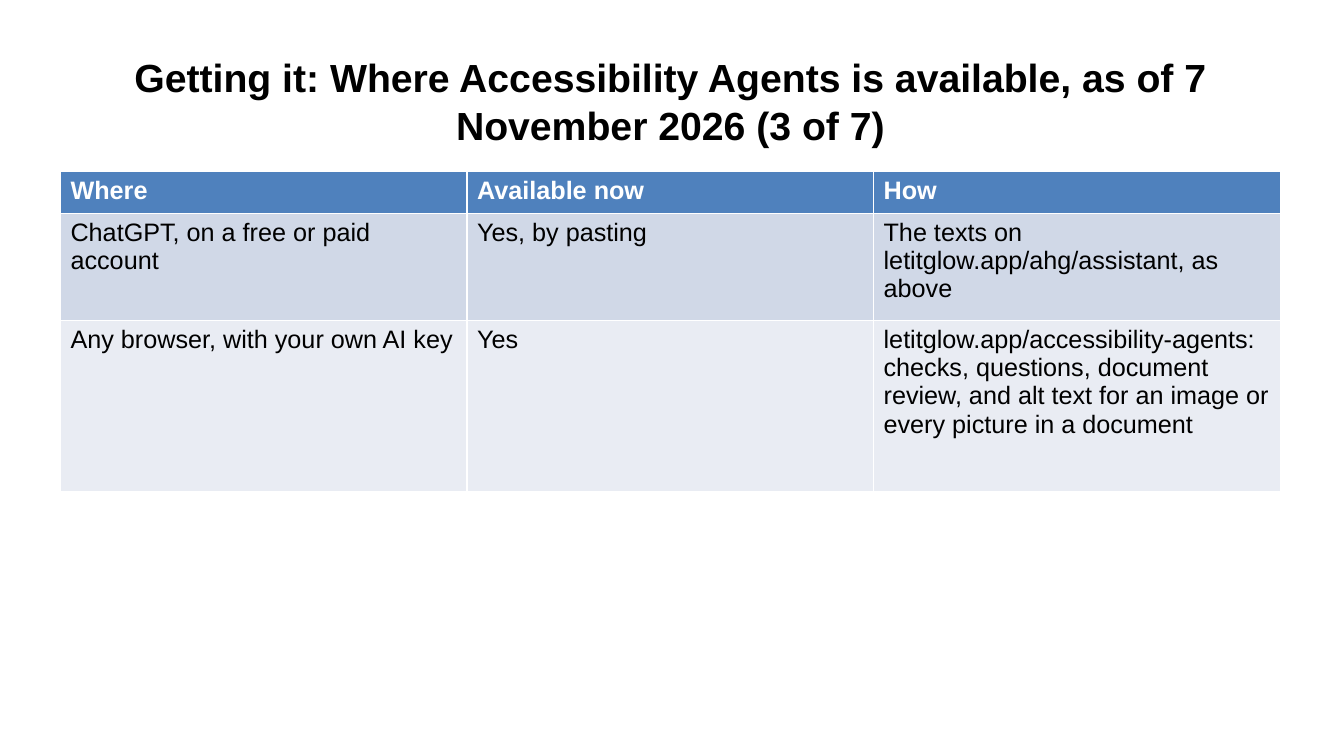
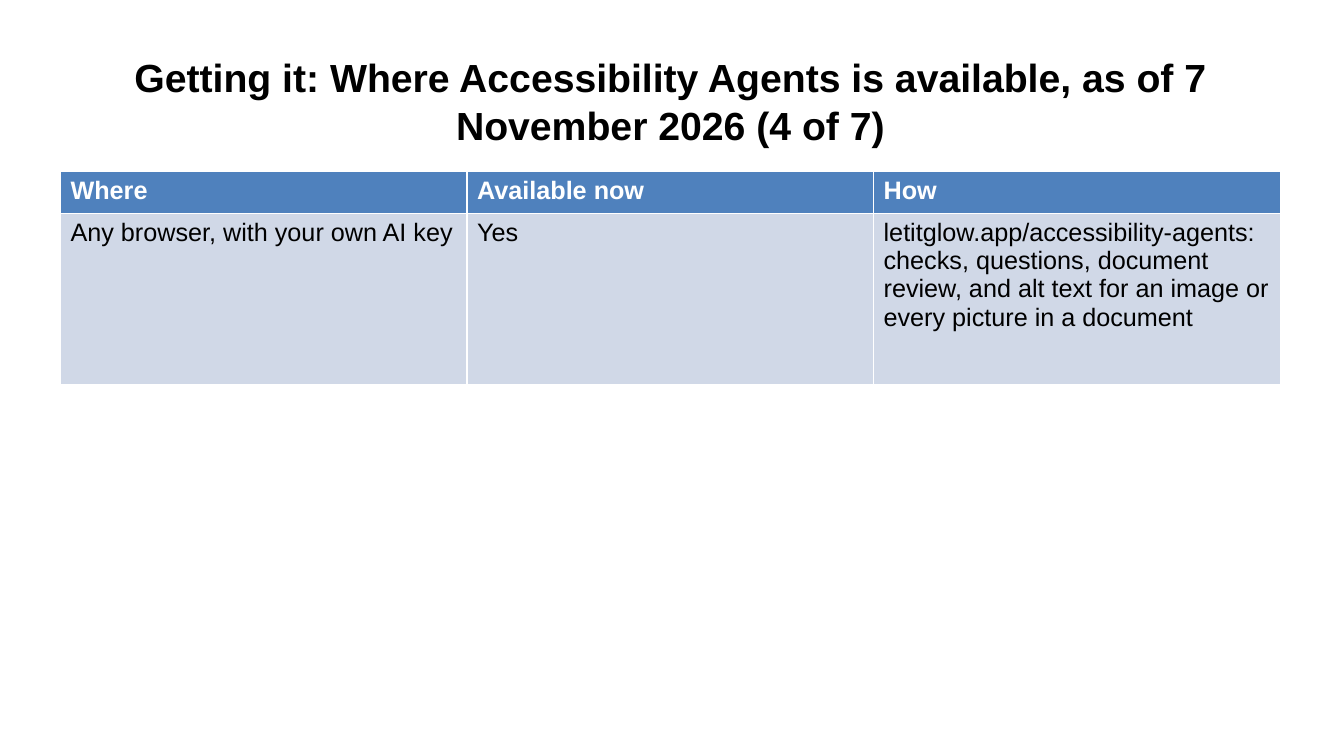
Before and after one commit to Community-Access/glow, a slide deck: slide 24 of docs/ahg-2026/kit/accessibility-agents.pptx (slide 23 before the commit). Drawn at 1344x756 pixels with LibreOffice and Linux fonts; fonts in the diff are those of the drawing. Boxes give left, top, right and bottom in pixels: in the first picture for what was removed or moved away, otherwise in the second. Text is boxed around its words. In the diff, an @@ line names an element or a change of style, - is before the commit and + after.

```diff
--- a/docs/ahg-2026/kit/accessibility-agents.pptx
+++ b/docs/ahg-2026/kit/accessibility-agents.pptx
@@ title at box(134, 63, 1206, 148): text changed @@
-Getting it: Where Accessibility Agents is available, as of 7 November 2026 (3 of 7)
+Getting it: Where Accessibility Agents is available, as of 7 November 2026 (4 of 7)
@@ table at box(60, 171, 1279, 385) @@
-row 2: ChatGPT, on a free or paid account | Yes, by pasting | The texts on letitglow.app/ahg/assistant, as above
```
Also in this commit, not shown: 9 other slides changed, 1 slide added, 1 slide removed, 18 other files.
